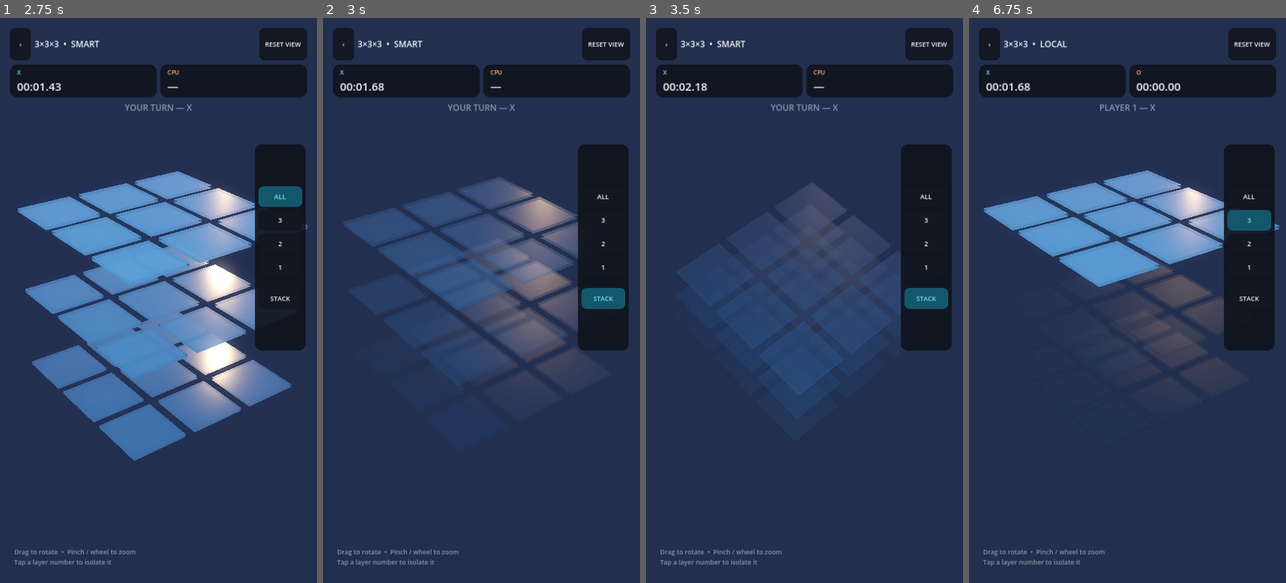
Above: before the commit, frames 1-4 (left to right).
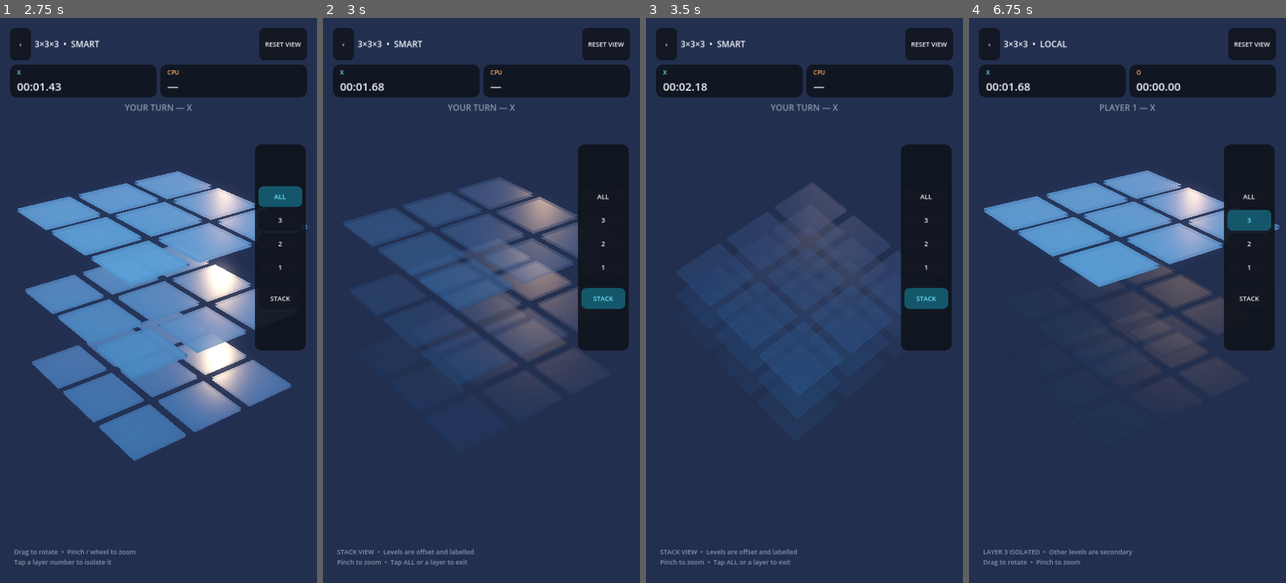
Above: after the commit, the same moments.

Repository: Creativebrook/tic3
Game: Godot game, scene res://scenes/main.tscn
Same seed, same stepped clock (60 frames per second), same inputs: the game is played once before the commit and once after it.
Inputs:
- Up to frame 1 (2.75 s): click "PLAYER vs COMPUTER" at 0.5 s; click "START GAME" at 1.25 s; click "RESET VIEW" at 2 s
- Up to frame 2 (3 s): click "STACK" at 2.75 s
- Up to frame 3 (3.5 s): no input
- Up to frame 4 (6.75 s): click "‹" at 3.5 s; click "PLAYER vs PLAYER" at 4.25 s; click "START GAME" at 5 s; click "ALL" at 5.75 s; click "3" at 6.5 s

Frame 1 is identical in both runs. In frame 2, 0.3% of the frame differs, in the area x 4-48%, y 94-97%; in frame 3, 0.3%; in frame 4, 0.3%.

Commit message:
feat: B5 finalize contextual UX and result polish

Diff:
--- a/scripts/main.gd
+++ b/scripts/main.gd
@@ -33,6 +33,7 @@
 var timer_p1: Label
 var timer_p2: Label
 var turn_label: Label
+var help_label: Label
 var layer_box: VBoxContainer
 var result_panel: PanelContainer
 var side_panel: PanelContainer
@@ -303,17 +304,17 @@
 	layer_box.add_child(stack_button)
 	_refresh_stack_button()
 
-	var help := Label.new()
-	help.text = "Drag to rotate  •  Pinch / wheel to zoom\nTap a layer number to isolate it"
-	help.anchor_top = 1.0
-	help.anchor_bottom = 1.0
-	help.offset_left = 48
-	help.offset_right = 930
-	help.offset_top = -122
-	help.offset_bottom = -42
-	help.add_theme_font_size_override("font_size", 22)
-	help.add_theme_color_override("font_color", MUTED)
-	hud.add_child(help)
+	help_label = Label.new()
+	help_label.anchor_top = 1.0
+	help_label.anchor_bottom = 1.0
+	help_label.offset_left = 48
+	help_label.offset_right = 930
+	help_label.offset_top = -122
+	help_label.offset_bottom = -42
+	help_label.add_theme_font_size_override("font_size", 22)
+	help_label.add_theme_color_override("font_color", MUTED)
+	hud.add_child(help_label)
+	_refresh_view_help()
 
 func _clock_panel(name_text: String, accent: Color) -> PanelContainer:
 	var panel := PanelContainer.new()
@@ -358,6 +359,7 @@
 	board_view.set_focus_layer(layer)
 	_refresh_layer_buttons()
 	_refresh_stack_button()
+	_refresh_view_help()
 
 func _toggle_stack_mode() -> void:
 	if board_view == null:
@@ -367,6 +369,7 @@
 	camera_rig.set_stack_mode(enabled, board_size)
 	_refresh_layer_buttons()
 	_refresh_stack_button()
+	_refresh_view_help()
 
 func _reset_game_view(animated := true) -> void:
 	if board_view == null:
@@ -375,12 +378,25 @@
 	camera_rig.reset_view(board_size, animated)
 	_refresh_layer_buttons()
 	_refresh_stack_button()
+	_refresh_view_help()
 	if game_over:
 		if animated:
 			var timer := get_tree().create_timer(0.38)
 			timer.timeout.connect(func(): camera_rig.start_victory_orbit(board_size), CONNECT_ONE_SHOT)
 		else:
 			camera_rig.start_victory_orbit(board_size)
+
+func _refresh_view_help() -> void:
+	if help_label == null or board_view == null:
+		return
+	if game_over:
+		help_label.text = ""
+	elif board_view.is_stack_mode():
+		help_label.text = "STACK VIEW  •  Levels are offset and labelled\nPinch to zoom  •  Tap ALL or a layer to exit"
+	elif board_view.focused_layer >= 0:
+		help_label.text = "LAYER %d ISOLATED  •  Other levels are secondary\nDrag to rotate  •  Pinch to zoom" % (board_view.focused_layer + 1)
+	else:
+		help_label.text = "Drag to rotate  •  Pinch / wheel to zoom\nTap a layer number to isolate it"
 
 func _set_view_controls_locked(locked: bool) -> void:
 	for button in layer_buttons:
@@ -456,6 +472,7 @@
 	game_over = true
 	ai_busy = false
 	_refresh_hud()
+	_refresh_view_help()
 	_set_view_controls_locked(true)
 	_hide_side_panel()
 	camera_rig.stop_victory_orbit()
@@ -492,7 +509,10 @@
 	result_panel.offset_top = -155
 	result_panel.offset_bottom = 190
 	_apply_panel_style(result_panel, Color(0.09, 0.12, 0.17, 0.985), 32)
+	result_panel.modulate.a = 0.0
 	hud.add_child(result_panel)
+	var reveal := result_panel.create_tween().set_trans(Tween.TRANS_QUAD).set_ease(Tween.EASE_OUT)
+	reveal.tween_property(result_panel, "modulate:a", 1.0, 0.24)
 
 	var margin := MarginContainer.new()
 	margin.add_theme_constant_override("margin_left", 34)
